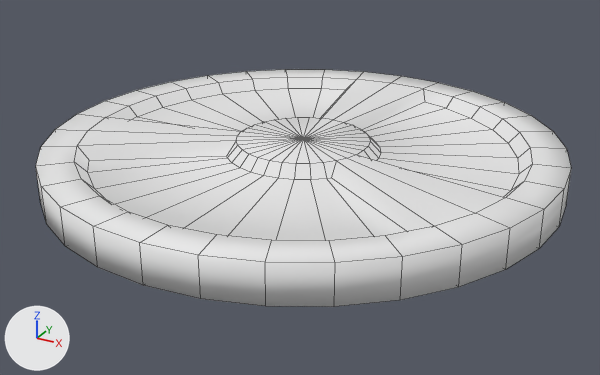
One commit to the FBX model Assets/Models/Tomato.fbx: the scene before it, then after it.
Rendered twice from a 50 mm camera at (1.02, -1.872, 0.839) aimed at (0.009, -0.035, -0.079). The axes (+X, +Y, +Z) are drawn at lower left. The lights are the same throughout. Mesh edges are drawn as thin lines.
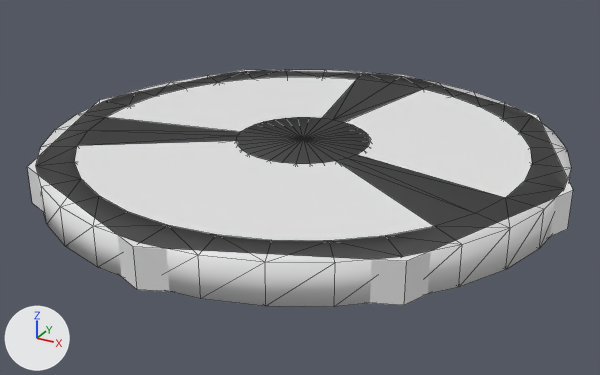
Patch to the scene script:
```diff
--- a/Assets/Models/Tomato.fbx.py
+++ b/Assets/Models/Tomato.fbx.py
@@ me_tomatocol @@
+me_tomatocol.from_pydata(...)  # an 8-sided cylinder along z spanning x -0.72..0.72, y -0.72..0.72, z -0.05..0.05
@@ ob_tomatocol @@
+ob_tomatocol = bpy.data.objects.new('TomatoCol', me_tomatocol)
+ob_tomatocol.location = (0.0, 0.0, 0.0)
```

Location of each change, (x1, y1, x2, y2) in pixels of the pictures (600 x 375 px):
'TomatoCol', added
    after: (27, 70, 573, 305)
'Cylinder', unchanged, covered by the edit
    both: (36, 69, 571, 307)
